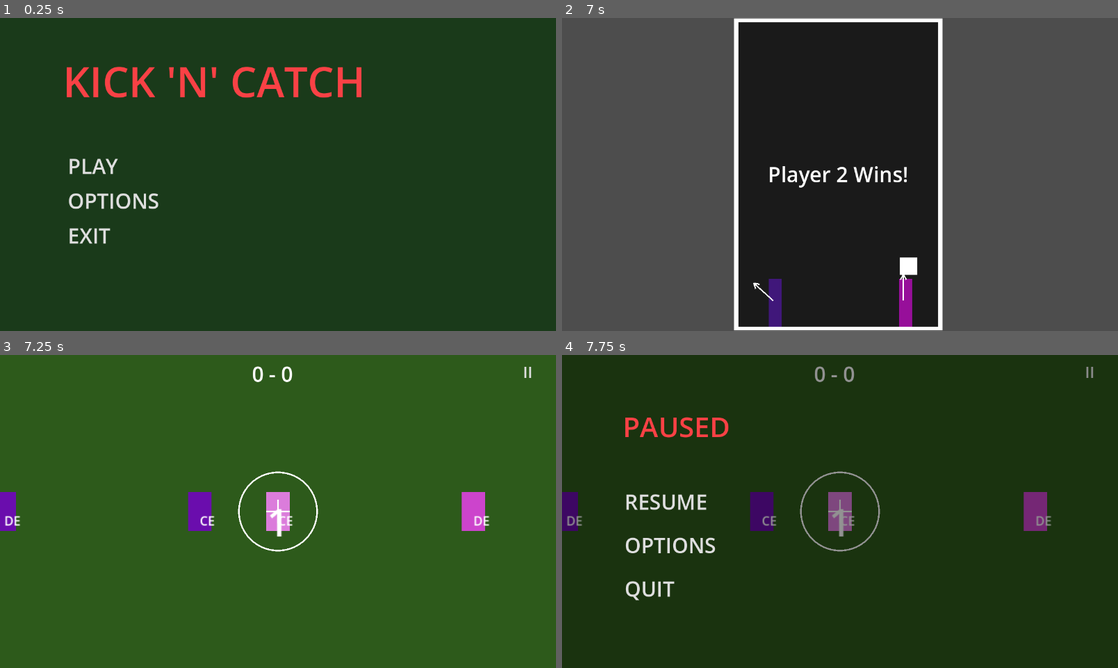
Above: before the commit, frames 1-4 (two rows, left to right).
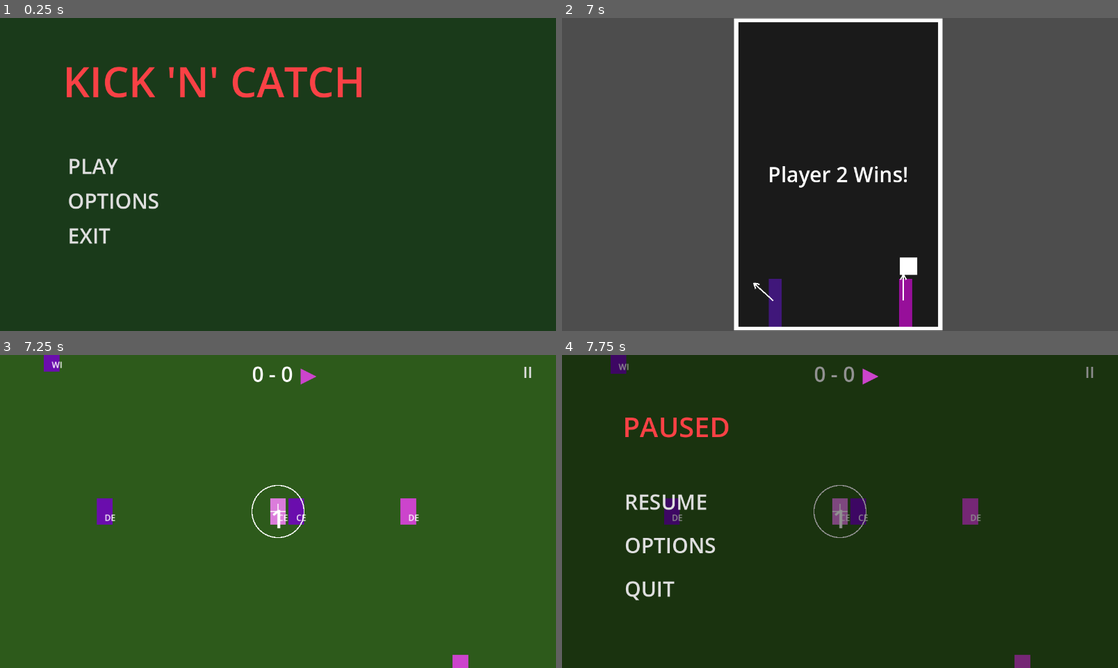
Above: after the commit, the same moments.

Repository: DockerSox/kick-n-catchv3
Game: Godot game, scene res://Scenes/title.tscn
Two runs of this game, one before a commit and one after it. Both use one fixed random seed, a clock stepped at 60 frames per second and the inputs below.
Inputs:
- Up to frame 1 (0.25 s): no input
- Up to frame 2 (7 s): click "PLAY" at 0.5 s; click "START GAME" at 1.25 s; tap Enter at 2, 6.5 s; tap Space (p1_kick) at 2.1, 3.6, 5.1, 5.75, 6.6 s; hold A (p1_left) 2.78-3.53 s; tap Keypad Enter (p2_kick) at 2.85, 4.35, 5.85 s; hold A (p1_left) from 5.03 s (still down)
- Up to frame 3 (7.25 s): keep holding A (p1_left)
- Up to frame 4 (7.75 s): release A (p1_left) at 7.25 s; click "II" at 7.25 s

Frames 1-2 are identical in both runs. In frame 3, 3.3% of the frame differs, in the area x 0-88%, y 0-100%; in frame 4, 3.2%.

Commit message:
full prototype

Diff:
--- a/Scenes/pitch.tscn
+++ b/Scenes/pitch.tscn
@@ -9,7 +9,7 @@
 
 [node name="Camera2D" type="Camera2D" parent="." unique_id=26957189]
 position = Vector2(1200, 450)
-zoom = Vector2(1.8, 1.8)
+zoom = Vector2(1.2, 1.2)
 
 [node name="PitchBackground" type="ColorRect" parent="." unique_id=527676526]
 offset_right = 2400.0
@@ -158,3 +158,30 @@
 theme_override_font_sizes/font_size = 48
 text = "QUIT"
 flat = true
+
+[node name="ArrowLeft" type="Label" parent="UI" unique_id=948656644]
+offset_left = 514.0
+offset_top = 10.0
+offset_right = 555.0
+offset_bottom = 77.0
+theme_override_font_sizes/font_size = 48
+text = "◀"
+
+[node name="ArrowRight" type="Label" parent="UI" unique_id=245952473]
+offset_left = 692.0
+offset_top = 10.0
+offset_right = 733.0
+offset_bottom = 77.0
+theme_override_font_sizes/font_size = 48
+text = "▶"
+
+[node name="MatchEndLabel" type="Label" parent="UI" unique_id=769887755]
+visible = false
+anchors_preset = 15
+anchor_right = 1.0
+anchor_bottom = 1.0
+grow_horizontal = 2
+grow_vertical = 2
+theme_override_font_sizes/font_size = 72
+horizontal_alignment = 1
+vertical_alignment = 1
--- a/Scripts/crosshair.gd
+++ b/Scripts/crosshair.gd
@@ -98,10 +98,17 @@
 		move = move.normalized()
 
 	var new_pos: Vector2 = position + move * MOVE_SPEED * delta
+
+	# Clamp to outer radius from aiming unit
 	var offset: Vector2 = new_pos - aiming_unit.position
 	if offset.length() > RADIUS_OUTER:
 		offset = offset.normalized() * RADIUS_OUTER
 		new_pos = aiming_unit.position + offset
+
+	# Clamp to pitch bounds
+	new_pos.x = clamp(new_pos.x, 50.0, 2350.0)
+	new_pos.y = clamp(new_pos.y, 50.0, 850.0)
+
 	position = new_pos
 
 func _update_zone() -> void:
--- a/Scripts/pitch.gd
+++ b/Scripts/pitch.gd
@@ -1,6 +1,5 @@
 extends Node2D
 
-# --- Node references ---
 @onready var units_a: Node2D = $UnitsA
 @onready var units_b: Node2D = $UnitsB
 @onready var crosshair: Node2D = $Crosshair
@@ -9,28 +8,27 @@
 @onready var camera: Camera2D = $Camera2D
 @onready var goal_square_a: ColorRect = $GoalSquareA
 @onready var goal_square_b: ColorRect = $GoalSquareB
-
-# --- Game state ---
+@onready var arrow_left: Label = $UI/ArrowLeft
+@onready var arrow_right: Label = $UI/ArrowRight
+@onready var match_end_label: Label = $UI/MatchEndLabel
+
 var attacking_team: String = "A"
 var aiming_unit: Node2D = null
 var all_units_a: Array = []
 var all_units_b: Array = []
 
-# Pitch dimensions
 const PITCH_W: float = 2400.0
 const PITCH_H: float = 900.0
 
-# Team A attacks left goal square, starts on right half
-# Team B attacks right goal square, starts on left half
 const POSITIONS_A: Dictionary = {
-	"centre":  Vector2(1150, 450),   # slightly left of centre
+	"centre":  Vector2(1150, 450),
 	"goalie":  Vector2(250, 450),
 	"winger":  Vector2(800, 150),
 	"defence": Vector2(900, 450),
 	"attack":  Vector2(600, 450)
 }
 const POSITIONS_B: Dictionary = {
-	"centre":  Vector2(1250, 450),   # slightly right of centre
+	"centre":  Vector2(1250, 450),
 	"goalie":  Vector2(2150, 450),
 	"winger":  Vector2(1600, 750),
 	"defence": Vector2(1500, 450),
@@ -38,7 +36,6 @@
 }
 
 func _ready() -> void:
-	print("attacking_team = ", attacking_team, " contest_winner = ", GameState.contest_winner)
 	all_units_a = units_a.get_children()
 	all_units_b = units_b.get_children()
 
@@ -53,7 +50,6 @@
 	$UI/PauseMenu/ResumeButton.pressed.connect(_on_resume)
 	$UI/PauseMenu/QuitButton.pressed.connect(_on_quit)
 
-	# Handle returning from a Contest Game
 	if GameState.return_scene == "res://Scenes/pitch.tscn":
 		GameState.return_scene = ""
 		attacking_team = GameState.contest_winner if GameState.contest_winner != "" else "A"
@@ -69,16 +65,19 @@
 					nearest = unit
 			if nearest != null:
 				nearest.position = GameState.contest_crosshair_pos
-			_set_aiming_unit(nearest if nearest != null else _get_centre_unit(attacking_team))
+			set_aiming_unit(nearest if nearest != null else _get_centre_unit(attacking_team))
 		else:
-			_set_aiming_unit(_get_centre_unit(attacking_team))
-		_update_score()
-		return
-
-	# Normal start
+			set_aiming_unit(_get_centre_unit(attacking_team))
+		update_score()
+		_update_goal_arrow()
+		return
+
 	attacking_team = GameState.attacking_team if GameState.attacking_team != "" else "A"
-	_set_aiming_unit(_get_centre_unit(attacking_team))
-	_update_score()
+	set_aiming_unit(_get_centre_unit(attacking_team))
+	update_score()
+	_update_goal_arrow()
+
+# --- Private/internal helpers ---
 
 func _set_goalie_bounds() -> void:
 	for unit in all_units_a + all_units_b:
@@ -94,39 +93,185 @@
 			return unit
 	return arr[0]
 
-func _set_aiming_unit(unit: Node2D) -> void:
-	# Clear previous aiming unit
+func _assign_defenders() -> void:
+	var defending_units: Array = all_units_b if attacking_team == "A" else all_units_a
+	var attacking_units: Array = all_units_a if attacking_team == "A" else all_units_b
+
+	# Clean up marker nodes
+	for child in get_children():
+		if child.name.ends_with("_target"):
+			child.queue_free()
+
+	# Reset all units
+	for unit in defending_units:
+		unit.is_defending = false
+		unit.human_defending = false
+		unit.assigned_target = null
+	for unit in attacking_units:
+		if unit != aiming_unit:
+			unit.is_defending = false
+			unit.assigned_target = null
+
+	# Exclude attacking goalie from targets
+	var targetable_attackers: Array = attacking_units.filter(
+		func(u): return u.role != "goalie"
+	)
+
+	# Determine if defending team is human controlled
+	var is_human_defending: bool = (attacking_team == "A" and GameState.team_b_player == 1) or \
+								   (attacking_team == "B" and GameState.team_a_player == 1)
+
+	# Find closest defender to aiming unit — they become the marker
+	var marker_defender: Node2D = null
+	var marker_dist: float = INF
+	for defender in defending_units:
+		if defender.role == "goalie":
+			continue
+		var d: float = defender.position.distance_to(aiming_unit.position)
+		if d < marker_dist:
+			marker_dist = d
+			marker_defender = defender
+
+	# Snap marker defender to defensive side of aiming unit
+	if marker_defender != null:
+		var defending_direction: float = -1.0 if attacking_team == "A" else 1.0
+		marker_defender.position = aiming_unit.position + Vector2(defending_direction * 35.0, 0.0)
+		# Marking unit is always AI controlled — never human
+		marker_defender.set_as_defender(aiming_unit, false, "", "", "", "", 40.0)
+
+	# Assign remaining defenders to remaining targetable attackers
+	var remaining_defenders: Array = defending_units.filter(
+		func(u): return u != marker_defender and u.role != "goalie"
+	)
+	var unassigned_attackers: Array = targetable_attackers.filter(
+		func(u): return u != aiming_unit
+	)
+
+	var human_assigned: bool = false
+
+	for defender in remaining_defenders:
+		if unassigned_attackers.is_empty():
+			break
+		var nearest: Node2D = null
+		var nearest_dist: float = INF
+		for attacker in unassigned_attackers:
+			var dist: float = defender.position.distance_to(attacker.position)  # was "d"
+			if dist < nearest_dist:
+				nearest_dist = dist
+				nearest = attacker
+		if nearest == null:
+			continue
+		unassigned_attackers.erase(nearest)
+
+		# Give human control to the first non-marker defender
+		var give_human: bool = is_human_defending and not human_assigned
+		if give_human:
+			human_assigned = true
+			var prefix: String = "p2_aim" if attacking_team == "A" else "p1_aim"
+			defender.set_as_defender(nearest, true,
+				prefix + "_up", prefix + "_down",
+				prefix + "_left", prefix + "_right")
+		else:
+			defender.set_as_defender(nearest, false)
+
+func _update_goal_arrow() -> void:
+	var attacking_color: Color = Color.WHITE
+	if aiming_unit != null:
+		attacking_color = aiming_unit.unit_color
+
+	var attacking_units: Array = all_units_a if attacking_team == "A" else all_units_b
+	var goalie: Node2D = null
+	for unit in attacking_units:
+		if unit.role == "goalie":
+			goalie = unit
+			break
+
+	if goalie == null or aiming_unit == null:
+		arrow_left.visible = false
+		arrow_right.visible = false
+		return
+
+	if goalie.position.x < aiming_unit.position.x:
+		arrow_left.visible = true
+		arrow_right.visible = false
+		arrow_left.add_theme_color_override("font_color", attacking_color)
+	else:
+		arrow_left.visible = false
+		arrow_right.visible = true
+		arrow_right.add_theme_color_override("font_color", attacking_color)
+
+func _score_goal(team: String) -> void:
+	if team == "A":
+		GameState.score_a += 1
+	else:
+		GameState.score_b += 1
+	update_score()
+
+	if GameState.score_a >= 2 or GameState.score_b >= 2:
+		_end_match()
+	else:
+		await get_tree().create_timer(1.5).timeout
+		_reset_positions()
+
+func _reset_positions() -> void:
+	for unit in all_units_a:
+		unit.position = POSITIONS_A.get(unit.role, Vector2(1200, 450))
+	for unit in all_units_b:
+		unit.position = POSITIONS_B.get(unit.role, Vector2(1200, 450))
+	GameState.return_scene = "res://Scenes/pitch.tscn"
+	GameState.contest_reason = "kickoff"
+	GameState.go_to_scene("res://Scenes/main.tscn")
+
+func _end_match() -> void:
+	var winner_text: String = "Team A Wins!" if GameState.score_a >= 2 else "Team B Wins!"
+	match_end_label.text = winner_text
+	match_end_label.visible = true
+	match_end_label.process_mode = Node.PROCESS_MODE_ALWAYS
+	await get_tree().create_timer(3.0).timeout
+	GameState.reset_score()
+	GameState.go_to_scene("res://Scenes/title.tscn")
+
+# --- Signal callbacks ---
+
+func _on_pause() -> void:
+	get_tree().paused = true
+	pause_menu.visible = true
+
+func _on_resume() -> void:
+	get_tree().paused = false
+	pause_menu.visible = false
+
+func _on_quit() -> void:
+	get_tree().paused = false
+	GameState.go_to_scene("res://Scenes/title.tscn")
+
+# --- Public functions called by other nodes ---
+
+func set_aiming_unit(unit: Node2D) -> void:
 	if aiming_unit != null:
 		aiming_unit.set_as_aiming(false)
 	aiming_unit = unit
 	aiming_unit.set_as_aiming(true)
-	# Move camera toward aiming unit
+
 	camera.position = aiming_unit.position
-	# Activate crosshair at aiming unit's position
+	var viewport_size: Vector2 = get_viewport_rect().size
+	var half_w: float = (viewport_size.x / 2.0) / camera.zoom.x
+	var half_h: float = (viewport_size.y / 2.0) / camera.zoom.y
+	camera.position.x = clamp(camera.position.x, half_w, PITCH_W - half_w)
+	camera.position.y = clamp(camera.position.y, half_h, PITCH_H - half_h)
+
 	crosshair.position = aiming_unit.position
 	crosshair.activate(aiming_unit)
-
-func _update_score() -> void:
+	_assign_defenders()
+	_update_goal_arrow()
+
+func update_score() -> void:
 	score_label.text = str(GameState.score_a) + " - " + str(GameState.score_b)
 
-func _on_pause() -> void:
-	get_tree().paused = true
-	pause_menu.visible = true
-
-func _on_resume() -> void:
-	get_tree().paused = false
-	pause_menu.visible = false
-
-func _on_quit() -> void:
-	get_tree().paused = false
-	GameState.go_to_scene("res://Scenes/title.tscn")
-
-# Called by Crosshair when a kick resolves
 func on_kick_resolved(winning_team: String, resolve_position: Vector2) -> void:
 	attacking_team = winning_team
 	GameState.attacking_team = winning_team
 
-	# Check if resolved position is inside a goal square
 	var goal_a_rect: Rect2 = Rect2(goal_square_a.position, goal_square_a.size)
 	var goal_b_rect: Rect2 = Rect2(goal_square_b.position, goal_square_b.size)
 
@@ -137,7 +282,6 @@
 		_score_goal("B")
 		return
 
-	# Find the new aiming unit — nearest on winning team to resolve_position
 	var winning_units: Array = all_units_a if winning_team == "A" else all_units_b
 	var nearest: Node2D = null
 	var nearest_dist: float = INF
@@ -146,34 +290,4 @@
 		if d < nearest_dist:
 			nearest_dist = d
 			nearest = unit
-	_set_aiming_unit(nearest)
-
-func _score_goal(team: String) -> void:
-	if team == "A":
-		GameState.score_a += 1
-	else:
-		GameState.score_b += 1
-	_update_score()
-
-	if GameState.score_a >= 2 or GameState.score_b >= 2:
-		_end_match()
-	else:
-		# Reset positions and restart
-		await get_tree().create_timer(1.5).timeout
-		_reset_positions()
-
-func _reset_positions() -> void:
-	for unit in all_units_a:
-		unit.position = POSITIONS_A.get(unit.role, Vector2(1200, 450))
-	for unit in all_units_b:
-		unit.position = POSITIONS_B.get(unit.role, Vector2(1200, 450))
-	GameState.return_scene = "res://Scenes/pitch.tscn"
-	GameState.contest_reason = "kickoff"
-	GameState.go_to_scene("res://Scenes/main.tscn")
-
-func _end_match() -> void:
-	var _winner: String = "Team A Wins!" if GameState.score_a >= 2 else "Team B Wins!"
-	# For now just go back to title after delay
-	await get_tree().create_timer(3.0).timeout
-	GameState.reset_score()
-	GameState.go_to_scene("res://Scenes/title.tscn")
+	set_aiming_unit(nearest)
--- a/Scripts/unit.gd
+++ b/Scripts/unit.gd
@@ -1,18 +1,26 @@
 extends Area2D
 
-@export var team: String = "A"        # "A" or "B"
-@export var role: String = "field"    # "field", "goalie", "winger", "def", "att"
+@export var team: String = "A"
+@export var role: String = "field"
 @export var unit_color: Color = Color.WHITE
 @export var is_human_controlled: bool = false
 
 var is_aiming: bool = false
-var assigned_target: Node2D = null    # for defenders: their assigned attacker
-
-# Movement bounds for goalies
+var assigned_target: Node2D = null
 var bounds_rect: Rect2 = Rect2()
 var constrained: bool = false
+var is_defending: bool = false
+var human_defending: bool = false
+var stop_distance: float = 20.0
 
-const MOVE_SPEED: float = 120.0
+# Input actions for human-controlled defender
+var defend_up: String = ""
+var defend_down: String = ""
+var defend_left: String = ""
+var defend_right: String = ""
+
+const MOVE_SPEED: float = 150.0
+const DEFEND_SPEED: float = 180.0
 
 @onready var color_rect: ColorRect = $ColorRect
 @onready var name_label: Label = $NameLabel
@@ -23,11 +31,37 @@
 
 func _physics_process(delta: float) -> void:
 	if is_aiming:
-		return  # aiming unit is controlled via crosshair, not direct movement
-	if assigned_target != null:
-		_move_toward_target(delta)
+		return
+	if is_defending:
+		if human_defending:
+			print(name, " human defending, defend_up=", defend_up)
+			_handle_human_defend(delta)
+		elif assigned_target != null:
+			_move_toward_target(delta)
+
+func _handle_human_defend(delta: float) -> void:
+	var move: Vector2 = Vector2.ZERO
+	if defend_up != "" and Input.is_action_pressed(defend_up):
+		move.y -= 1
+	if defend_down != "" and Input.is_action_pressed(defend_down):
+		move.y += 1
+	if defend_left != "" and Input.is_action_pressed(defend_left):
+		move.x -= 1
+	if defend_right != "" and Input.is_action_pressed(defend_right):
+		move.x += 1
+	if move.length() > 0:
+		move = move.normalized()
+	var new_pos: Vector2 = position + move * DEFEND_SPEED * delta
+	if constrained:
+		new_pos = new_pos.clamp(bounds_rect.position, bounds_rect.end)
+	position = new_pos
 
 func _move_toward_target(delta: float) -> void:
+	if assigned_target == null:
+		return
+	var dist: float = position.distance_to(assigned_target.position)
+	if dist < stop_distance:
+		return
 	var dir: Vector2 = (assigned_target.position - position).normalized()
 	var new_pos: Vector2 = position + dir * MOVE_SPEED * delta
 	if constrained:
@@ -36,8 +70,20 @@
 
 func set_as_aiming(value: bool) -> void:
 	is_aiming = value
-	# Visual indicator — brighten when aiming
+	is_defending = false
+	human_defending = false
 	if value:
 		color_rect.color = unit_color.lightened(0.3)
 	else:
 		color_rect.color = unit_color
+
+func set_as_defender(target: Node2D, is_human: bool, up: String = "", down: String = "", left: String = "", right: String = "", stop_dist: float = 20.0) -> void:
+	print(name, " set_as_defender human=", is_human, " up=", up)
+	is_defending = true
+	assigned_target = target
+	human_defending = is_human
+	defend_up = up
+	defend_down = down
+	defend_left = left
+	defend_right = right
+	stop_distance = stop_dist
